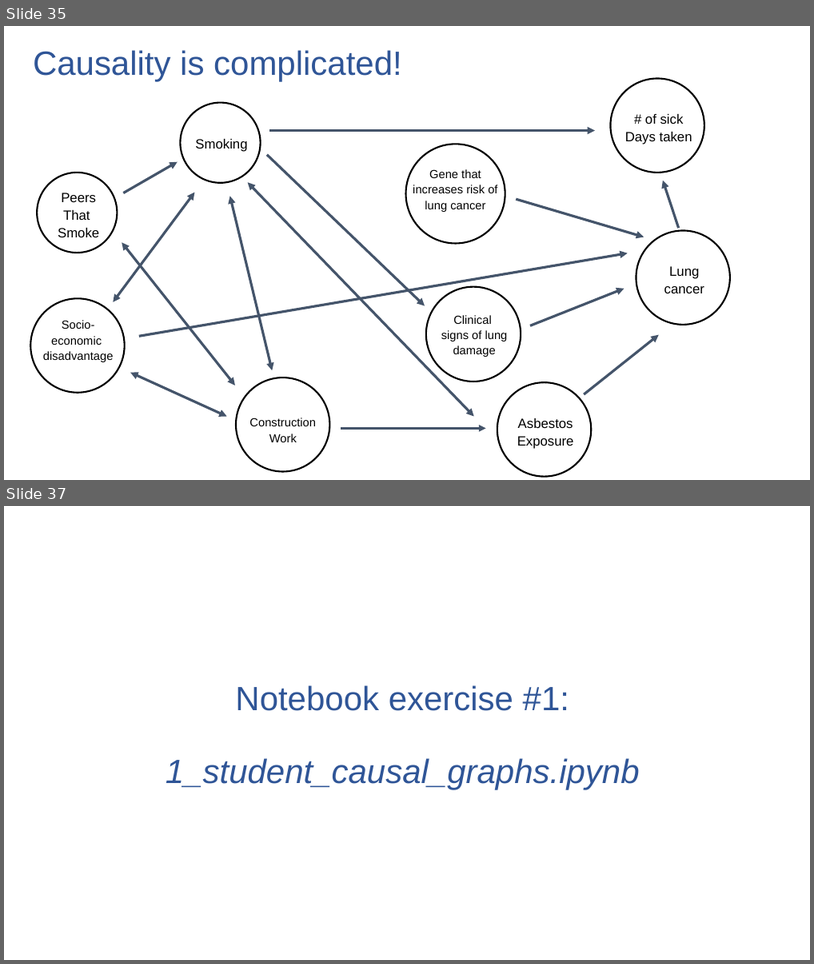
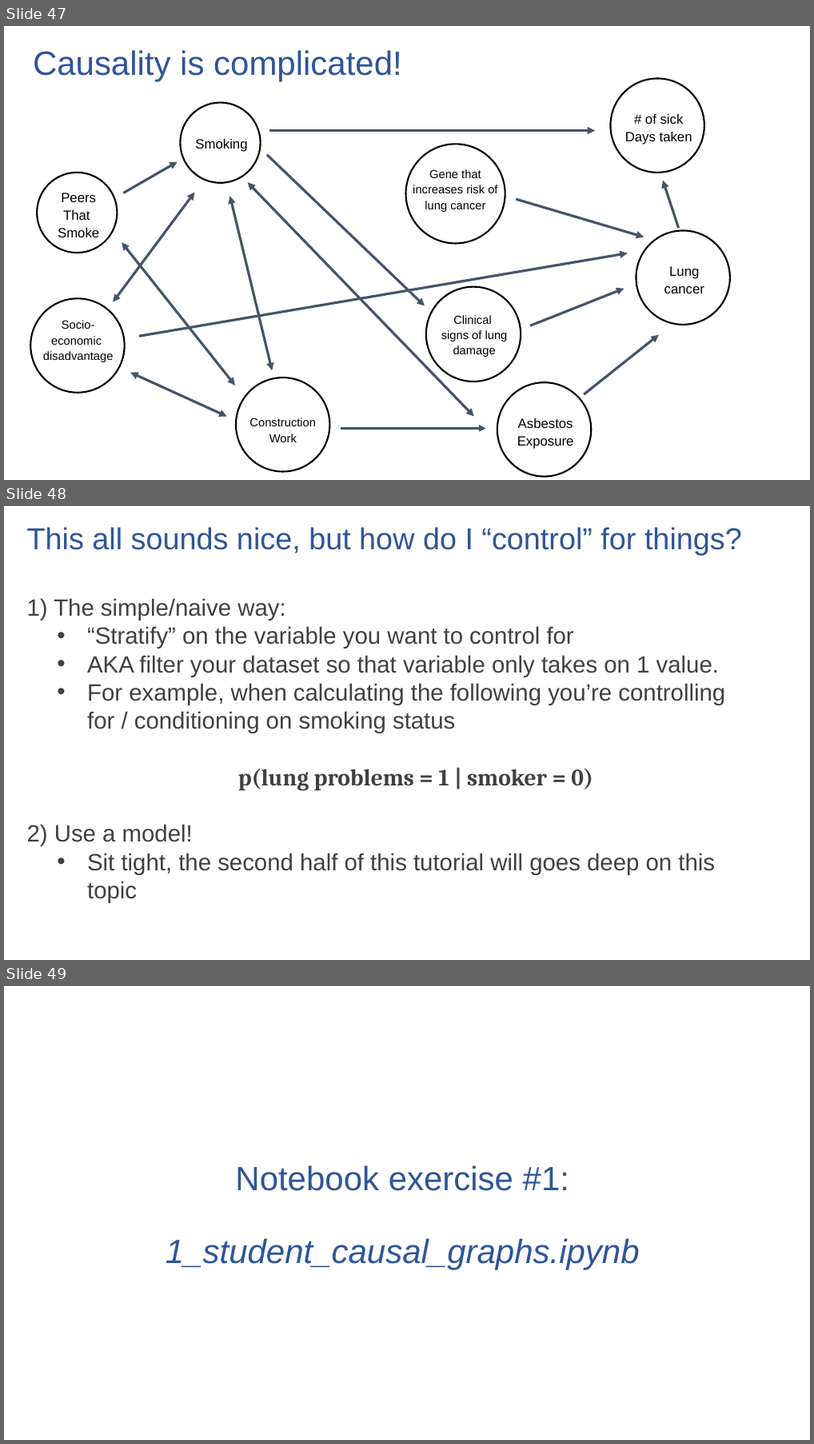
Before and after one commit to ronikobrosly/scipy_2022_causal_inference_tutorial, a slide deck: slides/tutorial_slides.pptx. Shown one above the other, each under a label of ours: slides 35 and 37 before the commit, slides 47, 48 and 49 after it; the slides between them are not shown. The pictures are 814x964 and 814x1444 pixels, drawn with LibreOffice and Linux fonts; fonts in the diff are those of the drawing. Boxes give left, top, right and bottom in pixels: in the first picture for what was removed or moved away, otherwise in the second. Text is boxed around its words. In the diff, an @@ line names an element or a change of style, - is before the commit and + after.

```diff
--- a/slides/tutorial_slides.pptx
+++ b/slides/tutorial_slides.pptx
@@ slide 48 added at (4, 506, 810, 960), background #FFFFFF @@
@@ title added at (27, 527, 742, 555), 36 pt, text #2F5597 @@
+This all sounds nice, but how do I “control” for things?
@@ text added at (27, 598, 726, 903), 28 pt, text #404040 @@
+1) The simple/naive way:
+  • “Stratify” on the variable you want to control for
+  • AKA filter your dataset so that variable only takes on 1 value.
+  • For example, when calculating the following you’re controlling for / conditioning on smoking status
+  p(lung problems = 1 | smoker = 0)
+2) Use a model!
+  • Sit tight, the second half of this tutorial will goes deep on this topic
@@ what was slide 35 is now slide 47 @@
@@ what was slide 37 is now slide 49 @@
```
Also in this commit, not shown: 9 slides changed, 15 other slides added, 3 slides removed, 1 other file.
